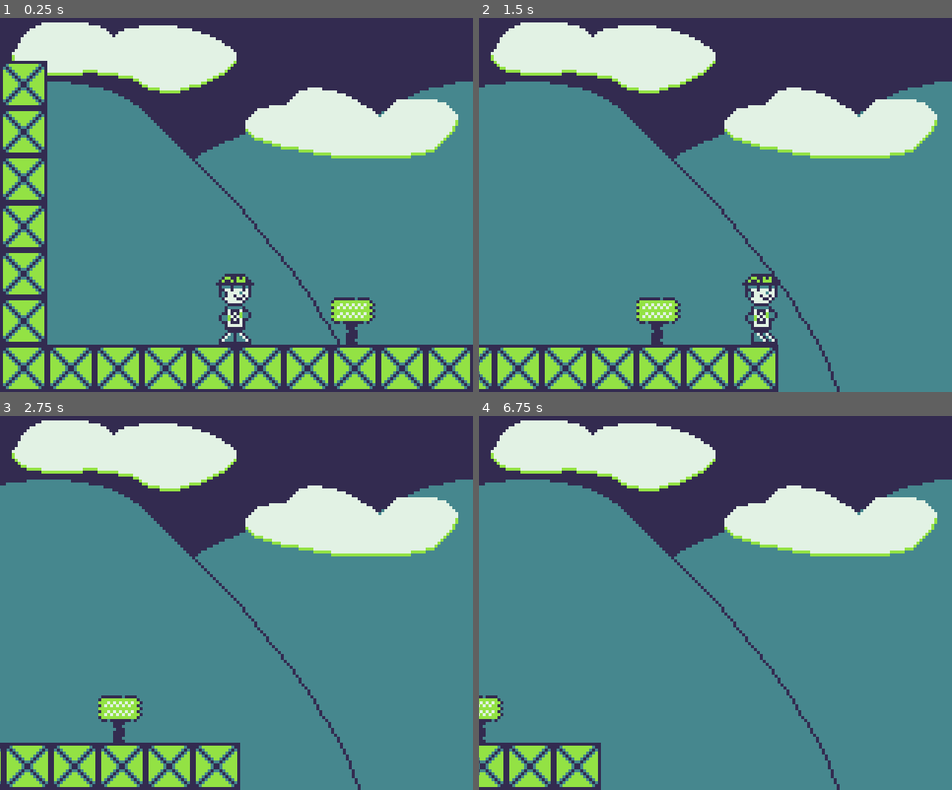
Above: before the commit, frames 1-4 (two rows, left to right).
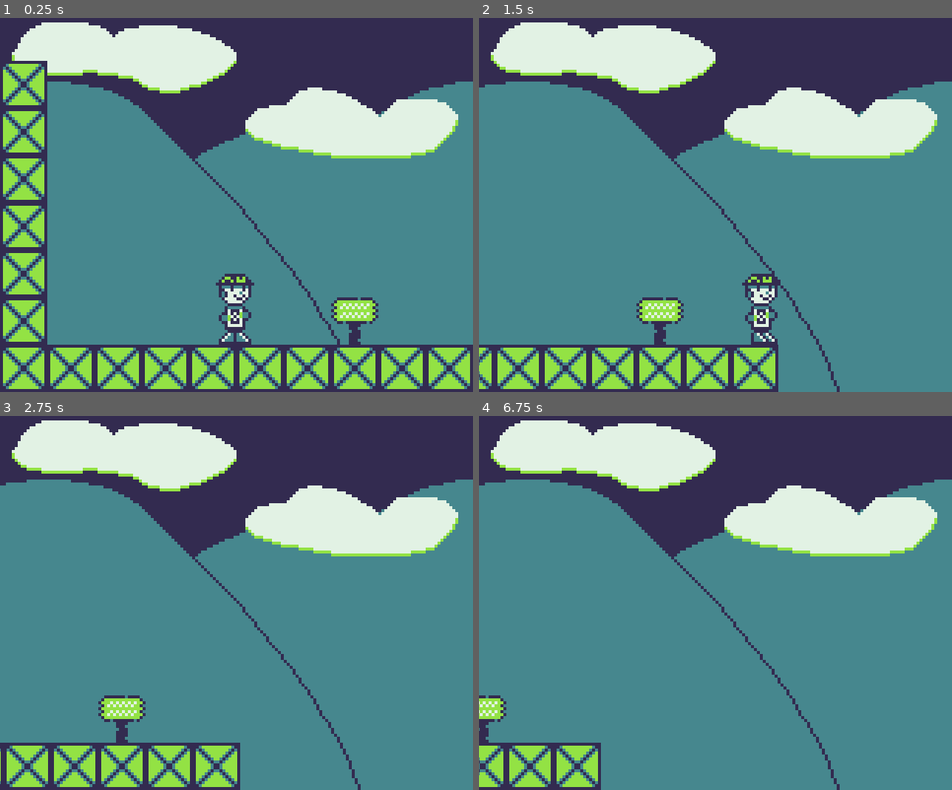
Above: after the commit, the same moments.

Repository: Brawmario/game-nu-boy
Game: Godot game, scene res://Levels/Level1.tscn
The game is run twice, just before and just after one commit, with the same random seed, the same clock (stepped at 60 frames per second) and the same inputs.
Inputs:
- Up to frame 1 (0.25 s): no input
- Up to frame 2 (1.5 s): tap Enter at 0.5 s; hold Right (move_right) from 0.53 s (still down); tap Space (jump) at 0.77 s
- Up to frame 3 (2.75 s): tap Space (jump) at 1.52 s; release Right (move_right) at 2.03 s; hold Left (move_left) from 2.03 s (still down)
- Up to frame 4 (6.75 s): release Left (move_left) at 2.78 s; hold Right (move_right) 2.78-4.28 s; tap Space (jump) at 3.02, 3.77, 4.52, 6.02 s; hold Left (move_left) 4.28-5.03 s; hold Right (move_right) 5.03-5.78 s; hold Left (move_left) from 5.78 s (still down)

The runs differ from the first frame. In frame 1, 0.4% of the frame differs, in the area x 70-80%, y 74-88%; in frame 2, 0.4%; in frame 3, 0.4%; in frame 4, 0.2%.

Commit message:
Fix tileset

Diff:
--- a/Levels/Level1.tscn
+++ b/Levels/Level1.tscn
@@ -66,11 +66,11 @@
 drag_margin_h_enabled = true
 drag_margin_v_enabled = true
 
-[node name="CanvasLayer" type="CanvasLayer" parent="."]
+[node name="Background" type="CanvasLayer" parent="."]
 layer = -1
 scale = Vector2( 4, 4 )
 transform = Transform2D( 4, 0, 0, 4, 0, 0 )
 
-[node name="Background" type="Sprite" parent="CanvasLayer"]
+[node name="Sprite" type="Sprite" parent="Background"]
 position = Vector2( 80, 72 )
 texture = ExtResource( 1 )
--- a/project.godot
+++ b/project.godot
@@ -54,16 +54,21 @@
 move_left={
 "deadzone": 0.5,
 "events": [ Object(InputEventKey,"resource_local_to_scene":false,"resource_name":"","device":0,"alt":false,"shift":false,"control":false,"meta":false,"command":false,"pressed":false,"scancode":16777231,"physical_scancode":0,"unicode":0,"echo":false,"script":null)
+, Object(InputEventJoypadMotion,"resource_local_to_scene":false,"resource_name":"","device":0,"axis":0,"axis_value":-1.0,"script":null)
+, Object(InputEventJoypadButton,"resource_local_to_scene":false,"resource_name":"","device":0,"button_index":14,"pressure":0.0,"pressed":false,"script":null)
  ]
 }
 move_right={
 "deadzone": 0.5,
 "events": [ Object(InputEventKey,"resource_local_to_scene":false,"resource_name":"","device":0,"alt":false,"shift":false,"control":false,"meta":false,"command":false,"pressed":false,"scancode":16777233,"physical_scancode":0,"unicode":0,"echo":false,"script":null)
+, Object(InputEventJoypadMotion,"resource_local_to_scene":false,"resource_name":"","device":0,"axis":0,"axis_value":1.0,"script":null)
+, Object(InputEventJoypadButton,"resource_local_to_scene":false,"resource_name":"","device":0,"button_index":15,"pressure":0.0,"pressed":false,"script":null)
  ]
 }
 jump={
 "deadzone": 0.5,
 "events": [ Object(InputEventKey,"resource_local_to_scene":false,"resource_name":"","device":0,"alt":false,"shift":false,"control":false,"meta":false,"command":false,"pressed":false,"scancode":32,"physical_scancode":0,"unicode":0,"echo":false,"script":null)
+, Object(InputEventJoypadButton,"resource_local_to_scene":false,"resource_name":"","device":0,"button_index":0,"pressure":0.0,"pressed":false,"script":null)
  ]
 }
 
Binary file changed: Assets/scrimblo-tileset.png
Not shown, changed: Assets/scrimblo-tileset.pxo
